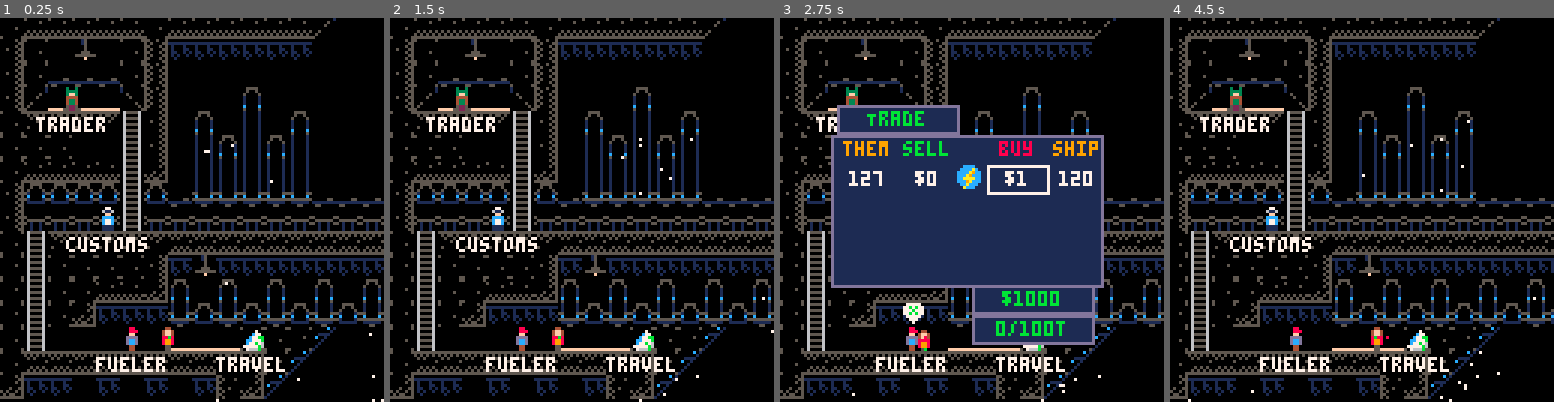
Above: before the commit, frames 1-4 (left to right).
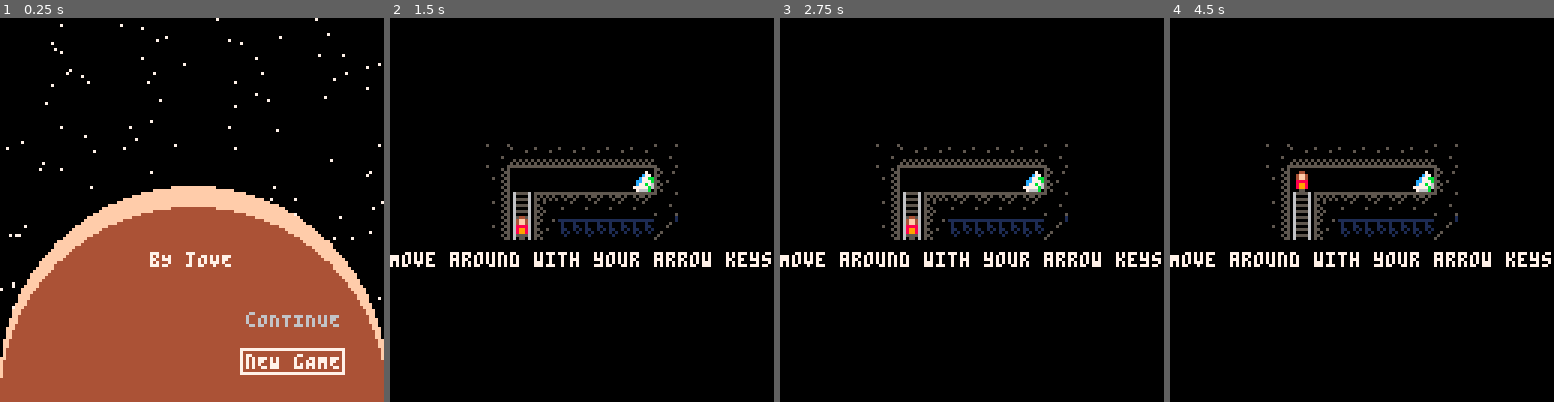
Above: after the commit, the same moments.

Repository: Sewerbird/ByJove
Game: PICO-8 cartridge byjove.p8
The game is run twice, just before and just after one commit, with the same random seed, the same clock (stepped at 60 frames per second) and the same inputs.
Inputs:
- Up to frame 1 (0.25 s): no input
- Up to frame 2 (1.5 s): tap O (Z key) at 0.33, 0.7, 1.43 s; tap X (X key) at 1.07 s
- Up to frame 3 (2.75 s): hold Left 1.97-2.37 s; tap X (X key) at 2.07, 2.4, 2.73 s; tap O (Z key) at 2.22 s; hold Down from 2.42 s (still down)
- Up to frame 4 (4.5 s): release Down at 2.82 s; hold Right 2.87-3.53 s; tap X (X key) every 0.33 s from 3.07 to 4.4 s; tap O (Z key) at 3.1, 3.98 s; hold Up 3.58-4.08 s; hold Right from 4.13 s (still down)

The runs differ from the first frame. In frame 1, 57% of the frame differs, in the area x 0-100%, y 0-100%; in frame 2, 26%; in frame 3, 49%; in frame 4, 27%.

Commit message:
Fixed fueler

Diff:
--- a/constants.lua
+++ b/constants.lua
@@ -1,5 +1,6 @@
-get_xy = true
-skip_tutorial = true
+get_xy = false
+skip_tutorial = false
+debug_collision = false
 --Game State
 gs = {
   ticker = 0,
@@ -28,11 +29,11 @@
     sprite=8,text='trader',w=8,h=8,x=20,y=24,
     business = {
       volatile = true,
-      tax_rate = 50,
-      medicine = {base_price = 10, desired_stock = 64, stock = 127, buy_price = 20, sell_price = 10},
-      parcels = {base_price = 10, desired_stock = 64, stock = 10, buy_price = 20, sell_price = 10},
-      machinery = {base_price = 10, desired_stock = 64, stock = 10, buy_price = 20, sell_price = 10},
-      electronics = {base_price = 10, desired_stock = 64, stock = 10, buy_price = 20, sell_price = 10},
+      tax_rate = 0,
+      medicine = {base_price = 10, desired_stock = 64, stock = 64, buy_price = 20, sell_price = 10},
+      parcels = {base_price = 10, desired_stock = 64, stock = 64, buy_price = 20, sell_price = 10},
+      machinery = {base_price = 10, desired_stock = 64, stock = 64, buy_price = 20, sell_price = 10},
+      electronics = {base_price = 10, desired_stock = 64, stock = 64, buy_price = 20, sell_price = 10},
     }
   },
   fueler = {
@@ -102,9 +103,9 @@
 }
 ticker = 0
 music_ticker = 10000
-win_amount = 1000 --k$
+win_amount = 10 --k$
 customs_amount = 0.1 --k$
-lose_amount = 100
+lose_amount = 0
 trade_goods = {'medicine','parcels','machinery','electronics','fuel'}
 trade_good_info = {
   medicine = {sprite_id = 64, base_price = 10, bulk = 1},
--- a/lib.lua
+++ b/lib.lua
@@ -38,18 +38,8 @@
 
 function run_trader_update(trader)
   for trade_good in all(trade_goods) do
-    if gs[trader].business[trade_good] ~= nil then
-      local event = rnd()
-      if event > 0.95 then --glut
-        gs[trader].business[trade_good].stock = max(gs[trader].business[trade_good].stock or 256)
-      elseif event > 0.90 then --drought
-        gs[trader].business[trade_good].stock = min(gs[trader].business[trade_good].stock or 0)
-      elseif event > 0.85 then --stabilize
-        gs[trader].business[trade_good].stock = max(gs[trader].business[trade_good].stock or 128)
-      else
-        gs[trader].business[trade_good].stock += (rnd()*128)-64
-        gs[trader].business[trade_good].stock = clamp(flr(gs[trader].business[trade_good].stock),0,512)
-      end
+    if gs[trader].business[trade_good] then
+      gs[trader].business[trade_good].stock = flr(rnd()*(128))
     end
   end
 end
--- a/ui.lua
+++ b/ui.lua
@@ -27,6 +27,7 @@
         gs[gs.cs]:pop_interface(2) --pop dialog and map interface
         --TODO go to ship scene instead
         gs['player'].business.fuel_tank_used -= fuel_need
+        gs['player'].business.fuel_tank_free += fuel_need
         load_station(destination)
       end
     }),
@@ -53,7 +54,7 @@
   slf._current_splat='planet_'..gs[current_station].planet
   slf.draw = function(me)
     cls()
-    srand(0)
+    srand(ticker)
     for i=1,200 do
       circ(rnd()*127,rnd()*127,0,5)
     end
@@ -205,6 +206,7 @@
       text="$"..flr(trader_business[good].sell_price),t_center=true,active=("buy_"..good)==slf._current_splat,
       execute=function(me)
         local amount = btn(1) and 5 or 1
+        printh("I can buy "..gs['player'].business.fuel_tank_free..' units of fuel')
         if good == 'fuel'
           and gs['player'].business.balance > gs[trader_tag].business[good].sell_price * amount / 1000
           and gs['player'].business.fuel_tank_free >= trade_good_info[good].bulk * amount
@@ -440,7 +442,7 @@
   slf.current_station = station_tag
   -- Starport methods
   slf.draw = function(me)
-    srand(0)
+    srand(ticker)
     for i=0,500 do
       circ(mod(ticker/10+rnd()*256,256),sin(ticker/5000)*10+rnd()*256,0,7)
     end
@@ -452,7 +454,7 @@
       me[k]:draw()
     end
     --TODO
-    if my_tx1 and my_ty1 then
+    if debug_collision and my_tx1 and my_ty1 then
       circ(my_tx1*8,my_ty1*8,0,8)
       circ(my_tx2*8,my_ty2*8,0,11)
     end
@@ -498,7 +500,7 @@
     line_7 = splat("line_7", {x=110,y=100,text="reset to try again",t_center=true})
   }
   slf.draw = function(me)
-    srand(0)
+    srand(ticker)
     for i=0,300 do
       circ(mod(rnd()*256,256),rnd()*127,0,5)
     end
@@ -537,7 +539,7 @@
     line_7 = splat("line_7", {x=100,y=100,text="congratuations!",t_center=true})
   }
   slf.draw = function(me)
-    srand(0)
+    srand(ticker)
     for i=0,300 do
       circ(mod(rnd()*256,256),rnd()*127,0,5)
     end
@@ -570,6 +572,7 @@
     tutorial_player = splat('tutorial_player',{ref='tutorial_player',w=8,h=8,sprite=7}),
     tutorial_travel_console = splat('tutorial_travel_console',{ref='tutorial_travel_console',x=80,y=50,w=8,h=8,sprite=12}),
     act_btn = splat("act_btn", {x=64,y=80,sprite=9,as_x=16,hidden=true,text="When you see '   ', \npress x to interact",t_center=true,t_lines=2,h=8}),
+    goal_msg = splat("goal_msg", {x=64,y=80,text="Your goal is to\nmake $10,000 by\ntrading on the\nJovian moons.",t_center=true,t_lines=4,hidden=true}),
     exit_btn = splat("exit_btn", {x=64,y=80,text="To exit a dialog,\npress o at any time.\n\nDo so now to begin!",t_lines=3,t_center=true,hidden=true}),
     ['a_prompt']= splat('a_prompt',{ref='a_prompt',t_center=true,a_y=8,w=8,h=8}),
   }
@@ -601,6 +604,7 @@
       end
       if slf._splats.exit_btn.hidden then
         slf._splats.dpad.hidden = true
+        slf._splats.goal_msg.hidden = true
         slf._splats.act_btn.hidden = false
         if btnp(5) then
           slf._splats.dpad.hidden = true
@@ -608,12 +612,18 @@
           slf._splats.exit_btn.hidden = false
         end
       end
+    elseif dsto(player,gs['tutorial_travel_console']) < 40 then
+      slf._splats.dpad.hidden = true
+      slf._splats.act_btn.hidden = true
+      slf._splats.exit_btn.hidden = true
+      slf._splats.goal_msg.hidden = false
     else
       gs['a_prompt'].x = -100
       gs['a_prompt'].y = -100
       slf._splats.dpad.hidden = false
       slf._splats.exit_btn.hidden = true
       slf._splats.act_btn.hidden = true
+      slf._splats.goal_msg.hidden = true
     end
 
     --Update sub elements
@@ -627,7 +637,7 @@
 function tutorial_scene()
   local slf = scene()
   slf.draw = function(me)
-    map(0,32,32,42,8,4)
+    map(53,2,32,42,8,4)
     for k in all(me._interfaces) do
       me[k]:draw()
     end
@@ -656,7 +666,7 @@
 function start_scene()
   local slf = scene()
   slf.draw = function(me)
-    srand(0)
+    srand(ticker)
     for i=0,300 do
       circ(mod(ticker/10+rnd()*256,256),sin(ticker/5000)*10+rnd()*127,0,7)
     end
